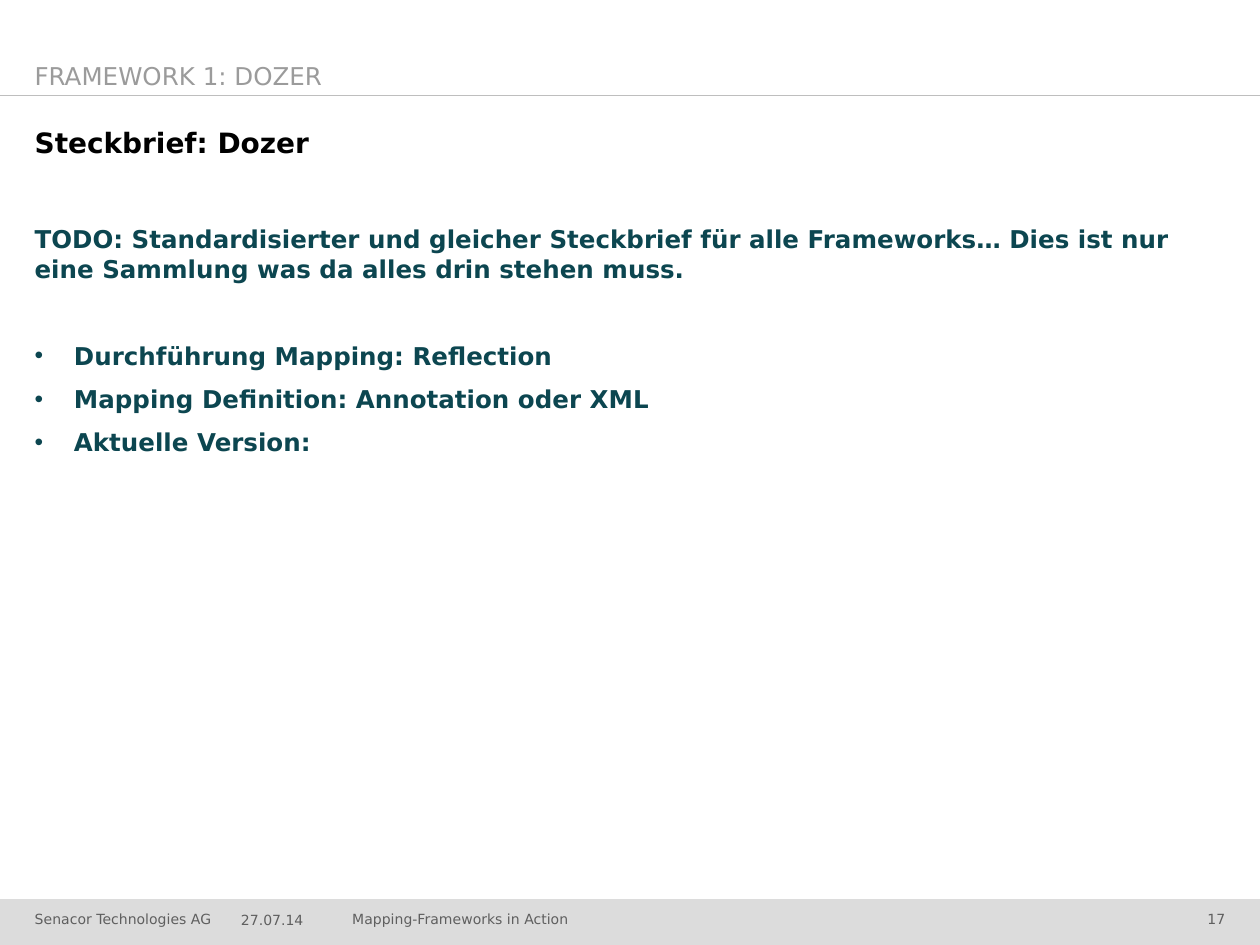
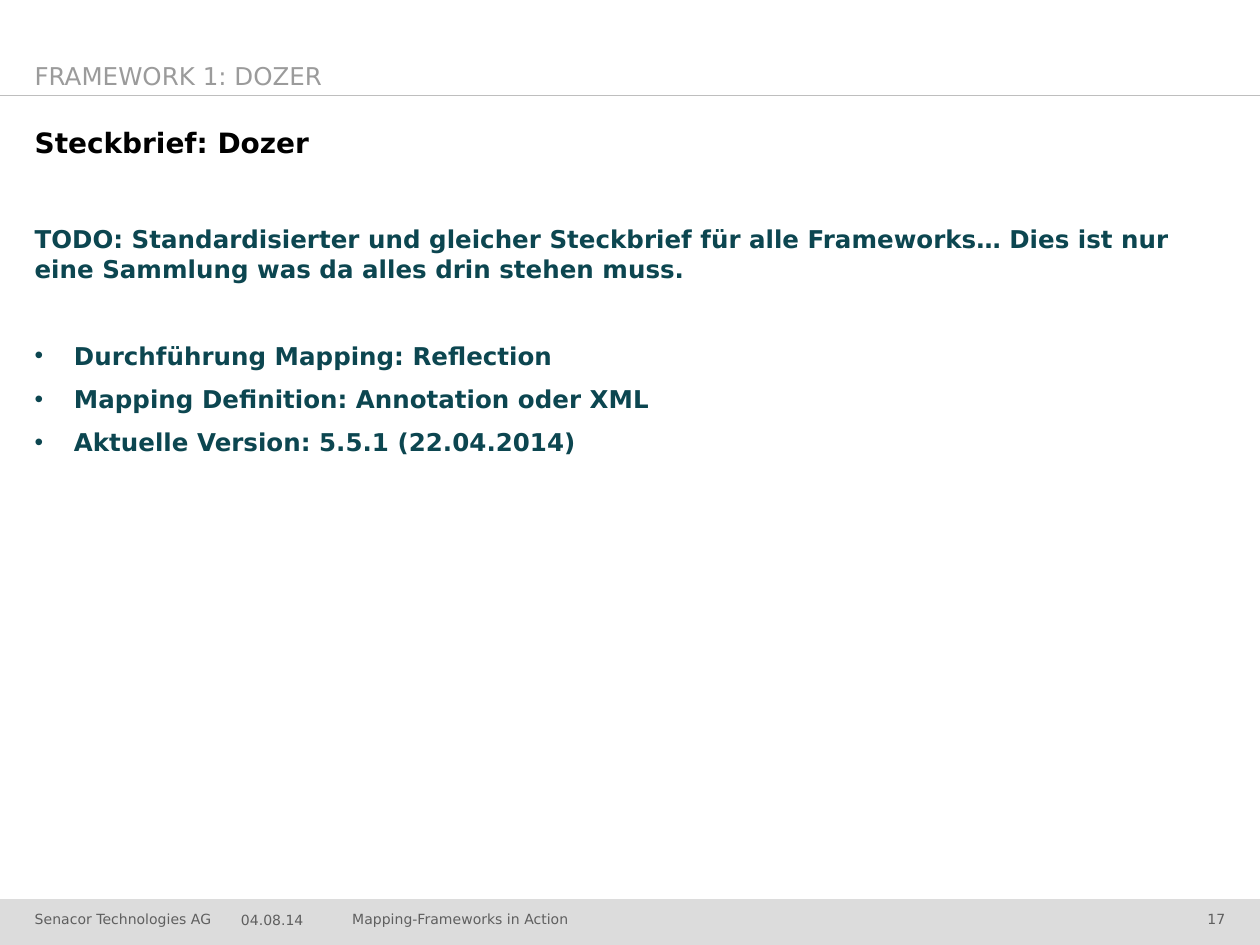
Before and after one commit to jschwalb/Mappings, a slide deck: slide 17 of presentation.pptx. Drawn at 1260x945 pixels with LibreOffice and Linux fonts; fonts in the diff are those of the drawing; background and template pictures are left out. Boxes give left, top, right and bottom in pixels: in the first picture for what was removed or moved away, otherwise in the second. Text is boxed around its words. In the diff, an @@ line names an element or a change of style, - is before the commit and + after.

Commit message:
dozer ppt erweitert

```diff
--- a/presentation.pptx
+++ b/presentation.pptx
@@ text at bbox=[74, 432, 576, 455]: text changed @@
-• Aktuelle Version:
+• Aktuelle Version: 5.5.1 (22.04.2014)
@@ text at bbox=[241, 914, 303, 925]: text changed @@
-27.07.14
+04.08.14
```
Also in this commit, not shown: 32 other slides changed, 1 slide added.
